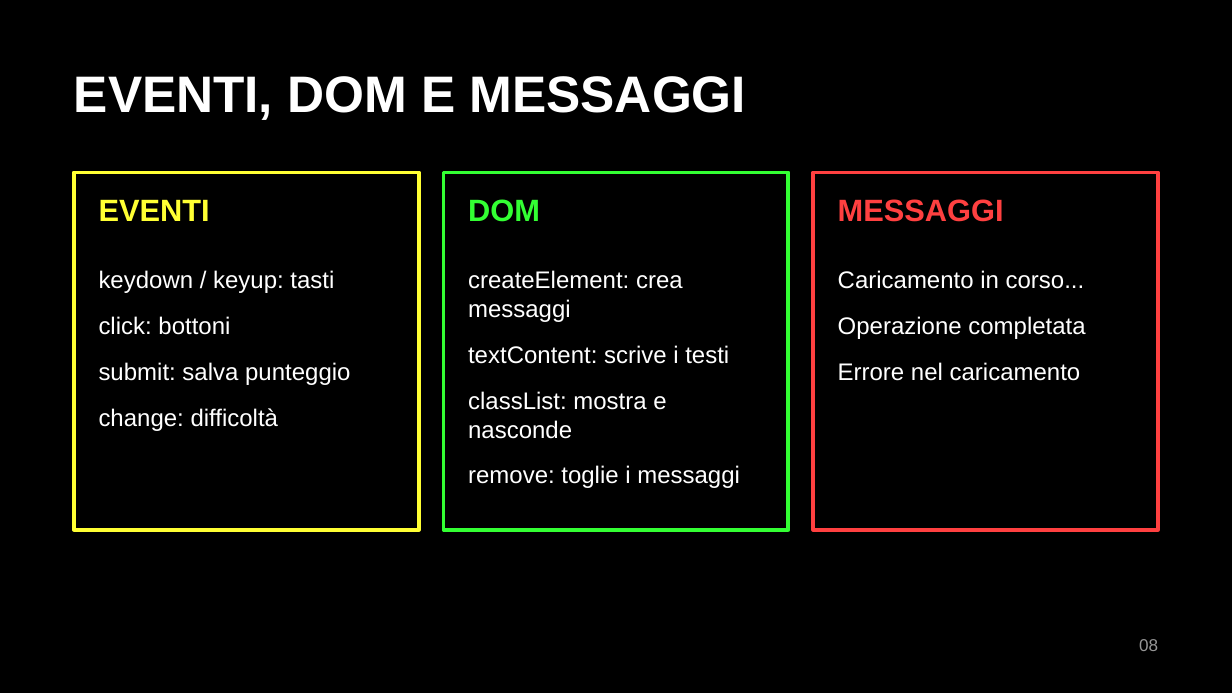
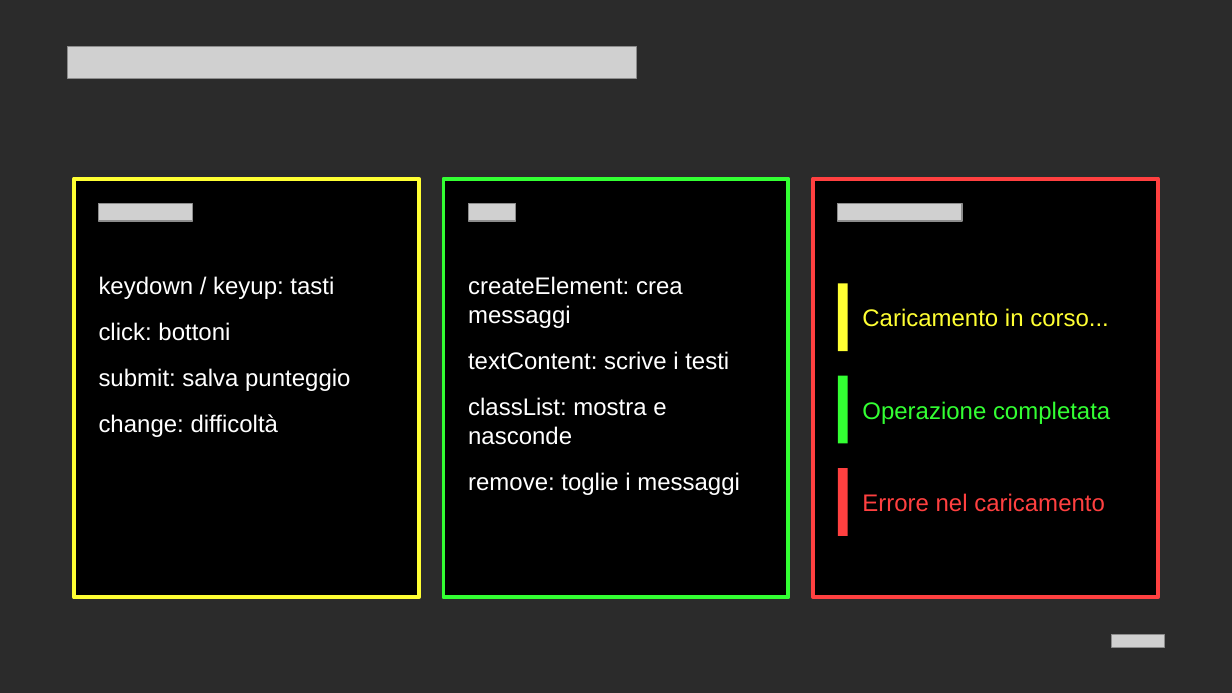
Before and after one commit to EliseyRotar/progetto-tps-arcade-games, a slide deck: slide 8 of consegna/Space Invaders - Presentazione.pptx. Drawn at 1232x693 pixels with LibreOffice and Linux fonts; fonts in the diff are those of the drawing; grey boxes stand for pictures; background and template pictures are left out; a plain dark background stands for a picture behind light text. Boxes give left, top, right and bottom in pixels: in the first picture for what was removed or moved away, otherwise in the second. Text is boxed around its words. In the diff, an @@ line names an element or a change of style, - is before the commit and + after.

```diff
--- a/consegna/Space Invaders - Presentazione.pptx
+++ b/consegna/Space Invaders - Presentazione.pptx
@@ background #000000 to picture (left out) @@
@@ picture added at [68, 47, 637, 79] @@
@@ text removed at [74, 76, 746, 120] @@
-EVENTI, DOM E MESSAGGI
@@ rectangle: place and size @@
-rectangle at [74, 172, 419, 530]
+rectangle at [74, 179, 419, 598]
@@ rectangle: place and size @@
-rectangle at [444, 172, 788, 530]
+rectangle at [444, 179, 788, 598]
@@ fill none to #000000 in 3 elements at [74, 179, 419, 598], [444, 179, 788, 598], [813, 179, 1158, 598] @@
@@ rectangle: place and size @@
-rectangle at [813, 172, 1158, 530]
+rectangle at [813, 179, 1158, 598]
@@ text removed at [99, 199, 210, 221] @@
-EVENTI
@@ picture added at [99, 203, 192, 222] @@
@@ text removed at [468, 199, 540, 222] @@
-DOM
@@ picture added at [468, 203, 516, 222] @@
@@ text removed at [838, 199, 1004, 222] @@
-MESSAGGI
@@ picture added at [838, 203, 962, 222] @@
@@ text "keydown / keyup: tasti": place and size @@
-text "keydown / keyup: tasti" at [99, 270, 350, 431]
+text "keydown / keyup: tasti" at [99, 276, 350, 437]
@@ text "createElement: crea messaggi": place and size @@
-text "createElement: crea messaggi" at [468, 270, 740, 488]
+text "createElement: crea messaggi" at [468, 276, 740, 495]
@@ rectangle added at [838, 283, 848, 351], fill #FFFF33 @@
@@ text "Caricamento in corso...": place and size @@
-text "Caricamento in corso..." at [838, 270, 1085, 381]
+text "Caricamento in corso..." at [862, 308, 1109, 327]
@@ text "Caricamento in corso..." at [862, 308, 1109, 327]: text colour #FFFFFF to #FFFF33; less space between paragraphs; vertical alignment top to middle @@
@@ text at [838, 316, 1085, 381]: paragraphs removed @@
-Operazione completata
-Errore nel caricamento
@@ rectangle added at [838, 376, 848, 444], fill #33FF33 @@
@@ text added at [862, 401, 1110, 424], 14 pt, text #33FF33 @@
+Operazione completata
@@ rectangle added at [838, 468, 848, 536], fill #FF4040 @@
@@ text added at [862, 493, 1105, 512], 14 pt, text #FF4040 @@
+Errore nel caricamento
@@ picture added at [1111, 634, 1164, 647] @@
@@ text removed at [1139, 639, 1158, 651] @@
-08
```
Also in this commit, not shown: 9 other slides changed, 1 slide added, 1 slide removed, 8 other files.
